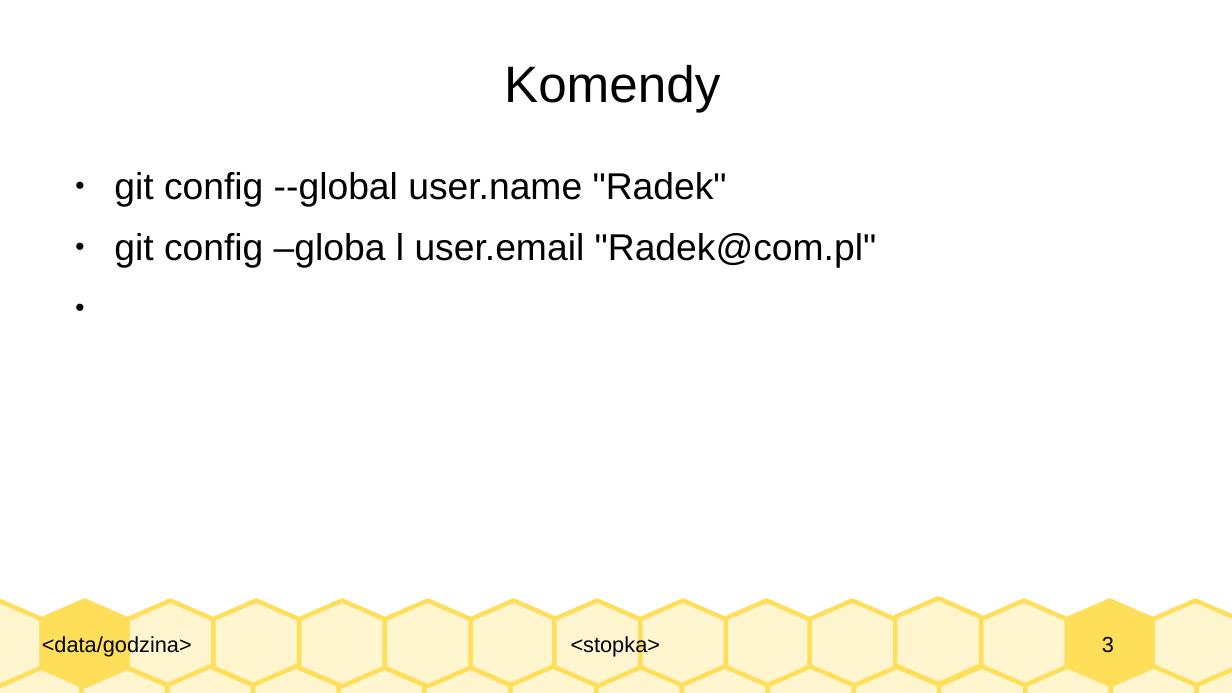
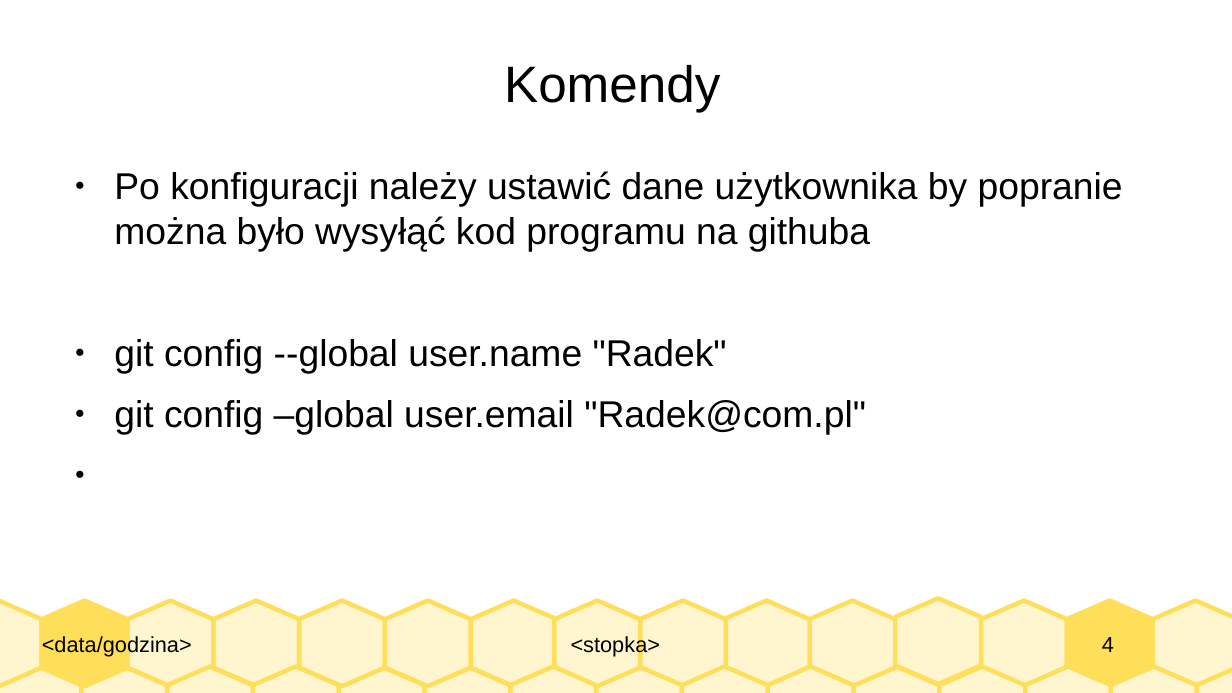
Before and after one commit to rajkonkret/warsztat-27-11-sred, a slide deck: slide 4 of pycharm-github.pptx (slide 3 before the commit). Drawn at 1232x693 pixels with LibreOffice and Linux fonts; fonts in the diff are those of the drawing. Boxes give left, top, right and bottom in pixels: in the first picture for what was removed or moved away, otherwise in the second. Text is boxed around its words. In the diff, an @@ line names an element or a change of style, - is before the commit and + after.

Commit message:
update file github pycharm

```diff
--- a/pycharm-github.pptx
+++ b/pycharm-github.pptx
@@ text at box(114, 171, 1123, 251): paragraph added @@
+● Po konfiguracji należy ustawić dane użytkownika by popranie można było wysyłąć kod programu na githuba
@@ text at box(114, 400, 866, 435): spaces changed @@
-● git config –globa l user.email "Radek@com.pl"
+● git config –global user.email "Radek@com.pl"
@@ page number at box(1102, 637, 1114, 652): text changed @@
-3
+4
```
Also in this commit, not shown: 1 slide added.
